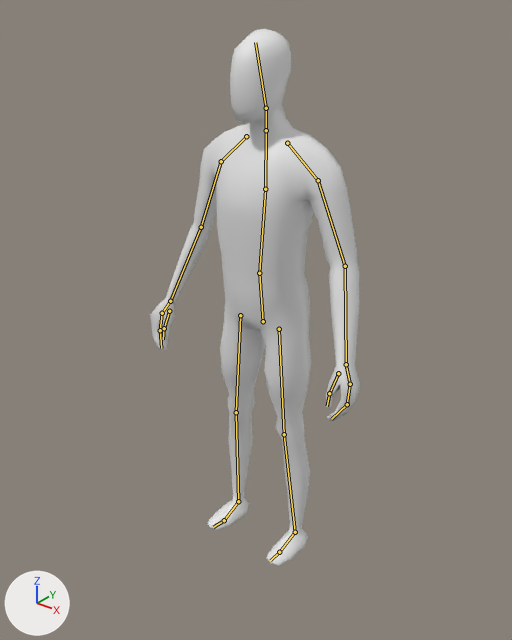
Two versions of the Blender file By-Community/Brackeys - RPG Tutorial/Assets/Raws/Character.blend, one commit apart.
Both versions are drawn from a 50 mm camera at (1.358, -1.731, 2.009) aimed at (-0.055, 0.035, 0.915). Arrows for +X, +Y and +Z are at lower left; the lights stay in place. The bones that bend it are drawn over the model as lines.
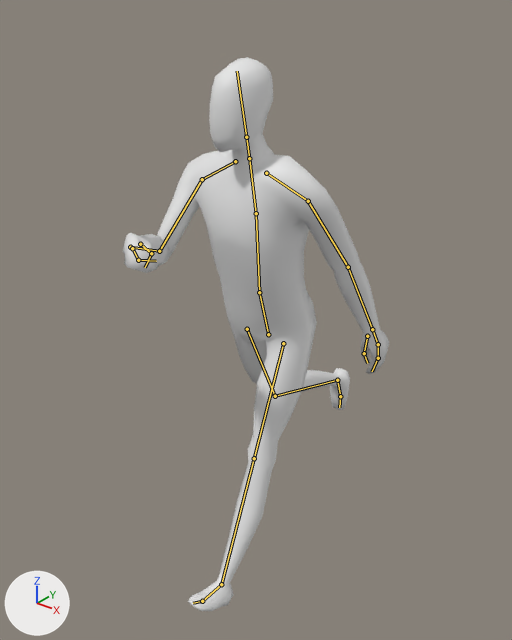
The newer file adds an action. The first version stands in its rest pose; the second is drawn at frame 1 of the action 'Run'.

Pixel boxes [x1, y1, x2, y2] of what changed, in the pictures (512 x 640 px):
'Cube', posed (27% wider)
    before: [150, 29, 360, 566]
    after: [123, 57, 389, 611]
bone 'Hips', root to tip
    before: (263, 321) to (259, 273)
    after: (268, 334) to (259, 292)
bone 'Spine', root to tip
    before: (259, 273) to (265, 189)
    after: (259, 292) to (256, 213)
bone 'Chest', root to tip
    before: (265, 189) to (266, 130)
    after: (256, 213) to (249, 158)
bone 'Neck', root to tip
    before: (266, 130) to (266, 108)
    after: (249, 158) to (246, 137)
bone 'Head', root to tip
    before: (266, 108) to (255, 42)
    after: (246, 137) to (237, 71)
bone 'Shoulder.L', root to tip
    before: (287, 143) to (318, 180)
    after: (266, 173) to (308, 201)
bone 'Upper Arm.L', root to tip
    before: (318, 180) to (345, 266)
    after: (308, 201) to (348, 267)
bone 'Lower Arm.L', root to tip
    before: (345, 266) to (346, 364)
    after: (348, 267) to (372, 329)
bone 'Hand.L', root to tip
    before: (346, 364) to (350, 384)
    after: (372, 329) to (378, 344)
bone 'Fingers01.L', root to tip
    before: (350, 384) to (347, 404)
    after: (378, 344) to (378, 358)
bone 'Fingers02.L', root to tip
    before: (347, 404) to (331, 419)
    after: (378, 358) to (372, 371)
bone 'Thumb01.L', root to tip
    before: (338, 373) to (329, 393)
    after: (367, 336) to (364, 353)
bone 'Thumb02.L', root to tip
    before: (329, 393) to (327, 406)
    after: (364, 353) to (367, 363)
bone 'Shoulder.R', root to tip
    before: (246, 136) to (221, 161)
    after: (235, 161) to (202, 179)
bone 'Upper Arm.R', root to tip
    before: (221, 161) to (201, 227)
    after: (202, 179) to (159, 251)
bone 'Lower Arm.R', root to tip
    before: (201, 227) to (170, 301)
    after: (159, 251) to (130, 247)
bone 'Hand.R', root to tip
    before: (170, 301) to (162, 313)
    after: (130, 247) to (132, 248)
bone 'Fingers01.R', root to tip
    before: (162, 313) to (160, 330)
    after: (132, 248) to (138, 260)
bone 'Fingers02.R', root to tip
    before: (160, 330) to (161, 348)
    after: (138, 260) to (156, 261)
bone 'Thumb01.R', root to tip
    before: (169, 311) to (164, 328)
    after: (140, 244) to (151, 253)
bone 'Thumb02.R', root to tip
    before: (164, 328) to (163, 339)
    after: (151, 253) to (145, 267)
bone 'Toes.R', root to tip
    before: (224, 520) to (213, 527)
    after: (340, 396) to (339, 407)

What changed in the scene script:
```text
Change bone_hips:
    where bone_hips = bpy.data.objects['Armature'].pose.bones['Hips']
    bone_hips.location: (0.0, 0.0, 0.0) -> (0.0, -0.067, -0.027)
    bone_hips.rotation_quaternion: (1.0, 0.0, 0.0, 0.0) -> (0.996, 0.088, -0.018, 0.001)  # degrees (0, 0, 0) -> degrees (10, -2, 0)
Change bone_spine:
    where bone_spine = bpy.data.objects['Armature'].pose.bones['Spine']  # child of 'Hips'
    bone_spine.rotation_quaternion: (1.0, 0.0, 0.0, 0.0) -> (1.0, 0.0, 0.018, 0.001)  # degrees (0, 0, 0) -> degrees (0, 2, 0)
Change bone_chest:
    where bone_chest = bpy.data.objects['Armature'].pose.bones['Chest']  # child of 'Spine'
    bone_chest.rotation_quaternion: (1.0, 0.0, 0.0, 0.0) -> (0.992, -0.002, -0.127, 0.005)  # degrees (0, 0, 0) -> degrees (0, -15, 1)
Change bone_neck:
    where bone_neck = bpy.data.objects['Armature'].pose.bones['Neck']  # child of 'Chest'
    bone_neck.rotation_quaternion: (1.0, 0.0, 0.0, 0.0) -> (0.996, -0.015, 0.089, -0.006)  # degrees (0, 0, 0) -> degrees (-2, 10, -1)
Change bone_head:
    where bone_head = bpy.data.objects['Armature'].pose.bones['Head']  # child of 'Neck'
    bone_head.rotation_quaternion: (1.0, 0.0, 0.0, 0.0) -> (0.995, -0.099, 0.0, 0.001)  # degrees (0, 0, 0) -> degrees (-11, 0, 0)
Change bone_shoulder_l:
    where bone_shoulder_l = bpy.data.objects['Armature'].pose.bones['Shoulder.L']  # child of 'Chest'
    bone_shoulder_l.rotation_quaternion: (1.0, 0.0, 0.0, 0.0) -> (0.968, -0.204, 0.145, -0.013)  # degrees (0, 0, 0) -> degrees (-24, 16, -5)
Change bone_upper_arm_l:
    where bone_upper_arm_l = bpy.data.objects['Armature'].pose.bones['Upper Arm.L']  # child of 'Shoulder.L'
    bone_upper_arm_l.rotation_quaternion: (1.0, 0.0, 0.0, 0.0) -> (0.993, 0.079, 0.012, -0.082)  # degrees (0, 0, 0) -> degrees (9, 2, -9)
Change bone_lower_arm_l:
    where bone_lower_arm_l = bpy.data.objects['Armature'].pose.bones['Lower Arm.L']  # child of 'Upper Arm.L'
    bone_lower_arm_l.rotation_quaternion: (1.0, 0.0, 0.0, 0.0) -> (0.989, -0.141, -0.039, -0.021)  # degrees (0, 0, 0) -> degrees (-16, -5, -2)
Change bone_hand_l:
    where bone_hand_l = bpy.data.objects['Armature'].pose.bones['Hand.L']  # child of 'Lower Arm.L'
    bone_hand_l.rotation_quaternion: (1.0, 0.0, 0.0, 0.0) -> (0.992, 0.119, -0.005, 0.031)  # degrees (0, 0, 0) -> degrees (14, -1, 3)
Change bone_fingers01_l:
    where bone_fingers01_l = bpy.data.objects['Armature'].pose.bones['Fingers01.L']  # child of 'Hand.L'
    bone_fingers01_l.rotation_quaternion: (1.0, 0.0, 0.0, 0.0) -> (0.999, 0.031, 0.031, 0.009)  # degrees (0, 0, 0) -> degrees (4, 3, 1)
Change bone_fingers02_l:
    where bone_fingers02_l = bpy.data.objects['Armature'].pose.bones['Fingers02.L']  # child of 'Fingers01.L'
    bone_fingers02_l.rotation_quaternion: (1.0, 0.0, 0.0, 0.0) -> (0.978, 0.017, 0.087, 0.188)  # degrees (0, 0, 0) -> degrees (4, 9, 22)
Change bone_thumb01_l:
    where bone_thumb01_l = bpy.data.objects['Armature'].pose.bones['Thumb01.L']  # child of 'Hand.L'
    bone_thumb01_l.rotation_quaternion: (1.0, 0.0, 0.0, 0.0) -> (0.993, 0.057, 0.009, 0.101)  # degrees (0, 0, 0) -> degrees (7, 0, 12)
Change bone_thumb02_l:
    where bone_thumb02_l = bpy.data.objects['Armature'].pose.bones['Thumb02.L']  # child of 'Thumb01.L'
    bone_thumb02_l.rotation_quaternion: (1.0, 0.0, 0.0, 0.0) -> (0.993, -0.036, -0.011, 0.108)  # degrees (0, 0, 0) -> degrees (-4, -1, 12)
Change bone_shoulder_r:
    where bone_shoulder_r = bpy.data.objects['Armature'].pose.bones['Shoulder.R']  # child of 'Chest'
    bone_shoulder_r.rotation_quaternion: (1.0, 0.0, 0.0, 0.0) -> (0.966, 0.242, 0.069, -0.067)  # degrees (0, 0, 0) -> degrees (28, 10, -6)
Change bone_upper_arm_r:
    where bone_upper_arm_r = bpy.data.objects['Armature'].pose.bones['Upper Arm.R']  # child of 'Shoulder.R'
    bone_upper_arm_r.rotation_quaternion: (1.0, 0.0, 0.0, 0.0) -> (0.967, 0.188, 0.06, 0.162)  # degrees (0, 0, 0) -> degrees (23, 3, 20)
Change bone_lower_arm_r:
    where bone_lower_arm_r = bpy.data.objects['Armature'].pose.bones['Lower Arm.R']  # child of 'Upper Arm.R'
    bone_lower_arm_r.rotation_quaternion: (1.0, 0.0, 0.0, 0.0) -> (0.81, 0.424, 0.206, 0.35)  # degrees (0, 0, 0) -> degrees (56, 2, 48)
Change bone_hand_r:
    where bone_hand_r = bpy.data.objects['Armature'].pose.bones['Hand.R']  # child of 'Lower Arm.R'
    bone_hand_r.rotation_quaternion: (1.0, 0.0, 0.0, 0.0) -> (0.933, -0.061, -0.185, 0.303)  # degrees (0, 0, 0) -> degrees (-14, -18, 38)
Change bone_fingers01_r:
    where bone_fingers01_r = bpy.data.objects['Armature'].pose.bones['Fingers01.R']  # child of 'Hand.R'
    bone_fingers01_r.rotation_quaternion: (1.0, 0.0, 0.0, 0.0) -> (0.965, -0.149, -0.159, -0.144)  # degrees (0, 0, 0) -> degrees (-15, -20, -14)
Change bone_fingers02_r:
    where bone_fingers02_r = bpy.data.objects['Armature'].pose.bones['Fingers02.R']  # child of 'Fingers01.R'
    bone_fingers02_r.rotation_quaternion: (1.0, 0.0, 0.0, 0.0) -> (0.75, -0.094, -0.014, 0.655)  # degrees (0, 0, 0) -> degrees (-9, 6, 82)
Change bone_thumb01_r:
    where bone_thumb01_r = bpy.data.objects['Armature'].pose.bones['Thumb01.R']  # child of 'Hand.R'
    bone_thumb01_r.rotation_quaternion: (1.0, 0.0, 0.0, 0.0) -> (0.936, -0.282, 0.132, -0.166)  # degrees (0, 0, 0) -> degrees (-35, 9, -23)
Change bone_thumb02_r:
    where bone_thumb02_r = bpy.data.objects['Armature'].pose.bones['Thumb02.R']  # child of 'Thumb01.R'
    bone_thumb02_r.rotation_quaternion: (1.0, 0.0, 0.0, 0.0) -> (0.509, 0.228, 0.722, -0.41)  # degrees (0, 0, 0) -> degrees (68, 113, 13)
Change bone_toes_r:
    where bone_toes_r = bpy.data.objects['Armature'].pose.bones['Toes.R']  # child of 'Foot.R'
    bone_toes_r.rotation_quaternion: (1.0, 0.0, 0.0, 0.0) -> (0.996, 0.08, 0.006, 0.028)  # degrees (0, 0, 0) -> degrees (9, 0, 3)
Change bone_leg_ik_l:
    where bone_leg_ik_l = bpy.data.objects['Armature'].pose.bones['Leg IK.L']
    bone_leg_ik_l.location: (0.0, 0.0, 0.0) -> (0.041, -0.409, 0.057)
    bone_leg_ik_l.rotation_quaternion: (1.0, 0.0, 0.0, 0.0) -> (0.981, 0.193, 0.0, 0.0)  # degrees (0, 0, 0) -> degrees (22, 0, 0)
Change bone_leg_ik_r:
    where bone_leg_ik_r = bpy.data.objects['Armature'].pose.bones['Leg IK.R']
    bone_leg_ik_r.location: (0.0, 0.0, 0.0) -> (-0.06, 0.621, -0.326)
    bone_leg_ik_r.rotation_quaternion: (1.0, 0.0, 0.0, 0.0) -> (0.734, -0.679, 0.0, 0.0)  # degrees (0, 0, 0) -> degrees (-86, 0, 0)
```
